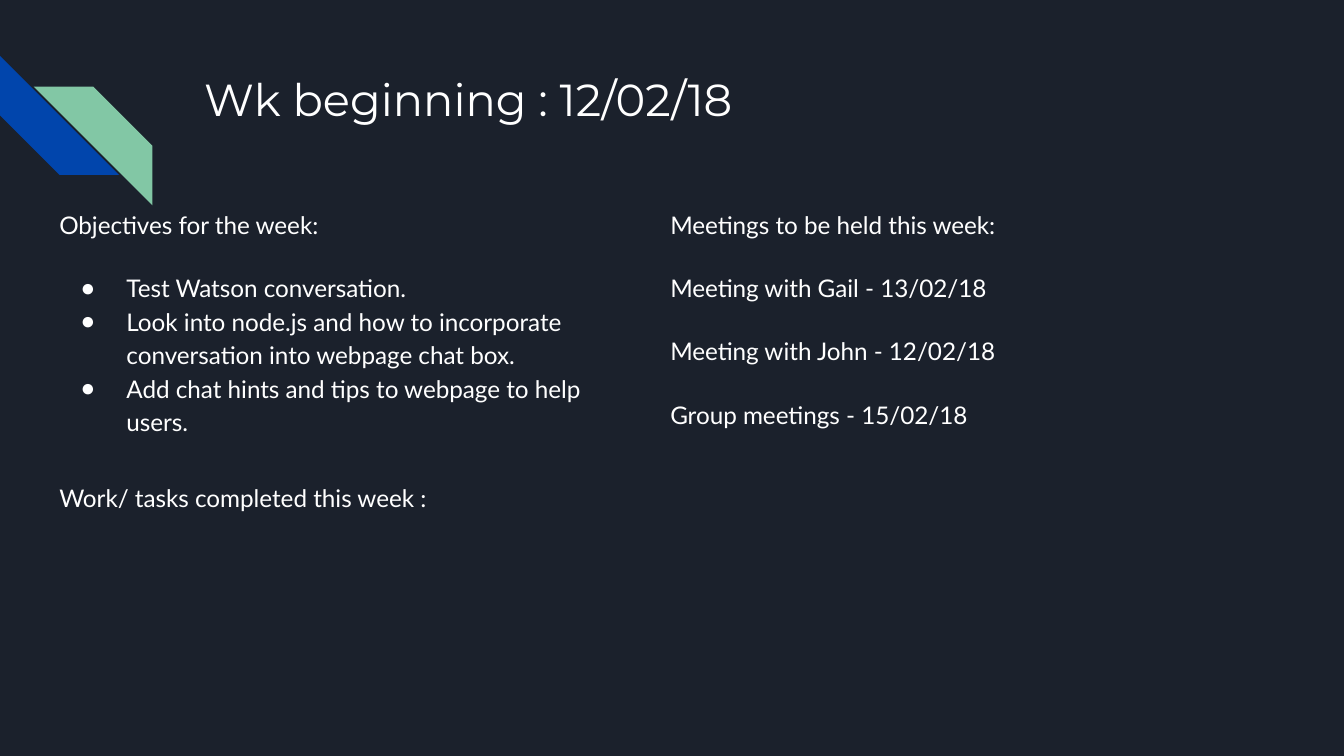
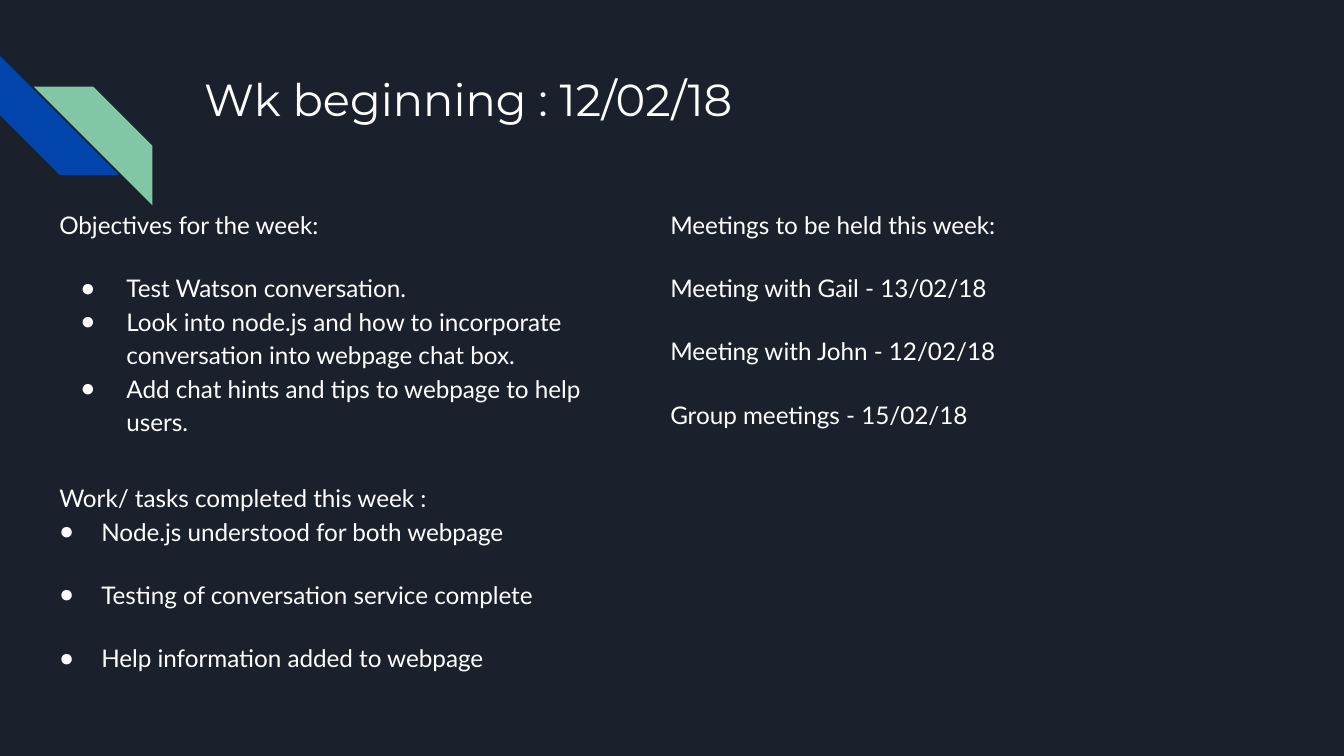
Before and after one commit to T-cherry/AI-Resume, a slide deck: slide 4 of Docs/Scrum management for Group Project.pptx. Drawn at 1344x756 pixels with LibreOffice and Linux fonts; fonts in the diff are those of the drawing. Boxes give left, top, right and bottom in pixels: in the first picture for what was removed or moved away, otherwise in the second. Text is boxed around its words. In the diff, an @@ line names an element or a change of style, - is before the commit and + after.

```diff
--- a/Docs/Scrum management for Group Project.pptx
+++ b/Docs/Scrum management for Group Project.pptx
@@ text at (x1=101, y1=523, x2=532, y2=672): paragraphs added @@
+● Node.js understood for both webpage
+● Testing of conversation service complete
+● Help information added to webpage
```
Also in this commit, not shown: 2 other slides changed, 2 slides added, 1 other file.
